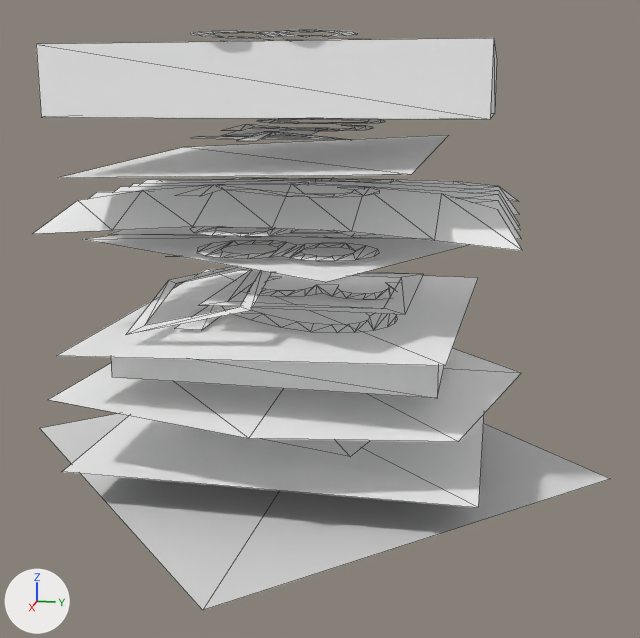
The glTF model TwentyFourtyAte/assets/models/burgerparts.glb, before and after one commit.
One viewpoint serves both versions: a camera (50 mm lens) standing at (2.056, 0.451, 0.362) and looking at (0.026, 0.045, -0.146). Arrows for +X, +Y and +Z are at lower left; the lights stay in place. Mesh edges are drawn as thin lines. Where no turn or scale is listed for an object, it has been applied to the vertices. Vertices at the same position are counted once.

The older version as bpy lines, for what is in view:
```python
me_cube_021 = bpy.data.meshes.new('Cube.021')
me_cube_021.from_pydata(...)  # 79 vertices, 75 faces; spans x -0.394..0.402, y -0.175..0.216, z 0.105
me_cube_021.materials.append(mat_bacon_mat_001)  # white #ffffff
me_cube_028 = bpy.data.meshes.new('Cube.028')
me_cube_028.from_pydata(...)  # 4 vertices, 2 faces; spans x -0.424..0.424, y -0.441..0.441, z -0.412
me_cube_028.materials.append(mat_bun_mat)  # white #ffffff
# before: 0 (0.424, 0.441, -0.412) at pixel (478, 507), 1 (0.424, -0.441, -0.412) at pixel (61, 471), 2 (-0.424, 0.441, -0.412), 3 (-0.424, -0.441, -0.412)
me_cube_030 = bpy.data.meshes.new('Cube.030')
me_cube_030.from_pydata(...)  # 9 vertices, 8 faces; spans x -0.611..0.521, y -0.455..0.524, z -0.27..-0.226
me_cube_030.materials.append(mat_lettuce_mat)  # white #ffffff
me_cube_035 = bpy.data.meshes.new('Cube.035')
me_cube_035.from_pydata(...)  # 52 vertices, 40 faces; spans x -0.377..0.366, y -0.5..0.501, z 0.089..0.184
me_cube_035.materials.append(mat_avocado_mat)  # white #ffffff
# before: 0 (-0.109, 0.5, 0.13) at pixel (519, 201), 1 (-0.109, -0.5, 0.126), 2 (-0.253, 0.45, 0.152) at pixel (498, 186), 3 (-0.253, -0.457, 0.152) at pixel (159, 180), 4 (-0.138, 0.333, 0.134)
# before: 5 (-0.167, 0.167, 0.135), 6 (-0.18, 0.0, 0.133), 7 (-0.167, -0.167, 0.133), 8 (-0.138, -0.333, 0.13), 9 (-0.329, -0.333, 0.15) at pixel (211, 179)
# before: 10 (-0.362, -0.167, 0.154) at pixel (272, 178), 11 (-0.377, 0.0, 0.156) at pixel (332, 177), 12 (-0.362, 0.167, 0.156) at pixel (392, 179), 13 (-0.329, 0.333, 0.157) at pixel (453, 181)
ob_256_num = bpy.data.objects.new('256.num', me_cube_021)
ob_256_num.location = (0.0, 0.0, 0.0)
ob_2_mesh = bpy.data.objects.new('2.mesh', me_cube_028)
ob_2_mesh.location = (0.0, 0.0, 0.0)
ob_512_mesh = bpy.data.objects.new('512.mesh', me_cube_035)
ob_512_mesh.location = (0.0, 0.0, 0.0)
ob_8_mesh = bpy.data.objects.new('8.mesh', me_cube_030)
ob_8_mesh.location = (0.0, 0.0, -0.015)
# also in view: '32.num' at (-0.021, 0.003, -0.119); '128.num' at (0.019, 0.02, 0.057); '256.mesh' at (-0.037, 0.0, 0.083); '16.mesh' at (0.0, 0.0, -0.181); '2048.mesh' at (0.0, 0.0, 0.399)
```
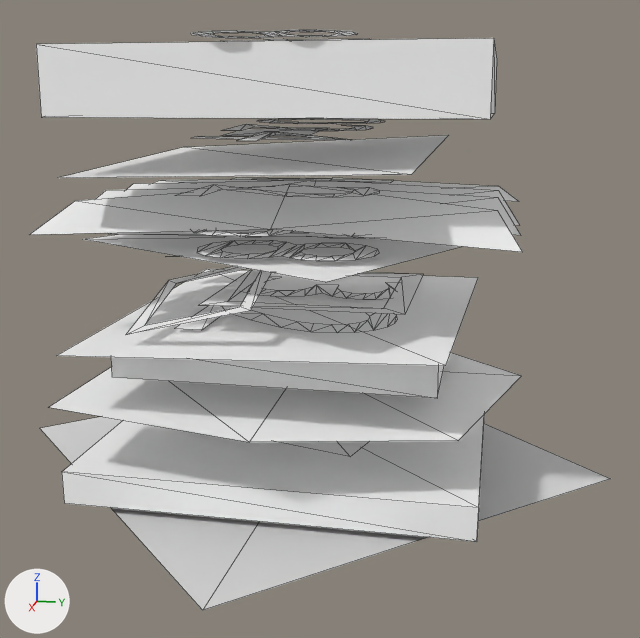
Commit message: Fixed bottom bun once and for all hopefully

What differs and where, as boxes [x1, y1, x2, y2] in the pictures (640 x 638 px; the box of a moved part takes in the faces that stretch with it):
'2.mesh', reshaped
    before: [62, 414, 484, 508]
    after: [62, 415, 484, 542]
'512.mesh', reshaped
    before: [33, 178, 523, 251]
    after: [29, 178, 523, 252]
'8.mesh', mesh rescaled
    before: [48, 348, 521, 442]
    after: [49, 353, 521, 442]
part 1 of me_cube_028, added
    after: [62, 425, 484, 542]
part 3 of me_cube_035, moved or reshaped
    before: [90, 191, 521, 239]
    after: [96, 186, 521, 235]
part 4 of me_cube_035, rebuilt
    before: [33, 184, 523, 251]
    after: [29, 184, 523, 252]
part 5 of me_cube_035, deleted
    before: [114, 183, 520, 230]
part 6 of me_cube_035, deleted
    before: [141, 178, 520, 215]
part 7 of me_cube_035, cut back
    before: [282, 178, 518, 201]
    after: [154, 178, 518, 201]

Patch to the scene script:
```diff
--- a/TwentyFourtyAte/assets/models/burgerparts.glb.py
+++ b/TwentyFourtyAte/assets/models/burgerparts.glb.py
@@ me_cube_028 @@
 me_cube_028.from_pydata(...)  # 4 vertices, 2 faces; spans x -0.424..0.424, y -0.441..0.441, z -0.412
 # used by ob_2_mesh; location = (0.0, 0.0, 0.0)
 # verts and faces of me_cube_028; kept vertices keep their numbers, new ones are numbered from 4
+# me_cube_028 part 1
+for new, old in zip([*range(4, 8)], [*range(0, 4)]): verts[new] = verts[old] + (0.0, 0.0, -0.073)
+faces += [(4, 5, 7), (4, 7, 6), (2, 6, 7), (2, 7, 3), (0, 4, 6), (0, 6, 2)]
+faces += [(3, 7, 5), (1, 3, 5), (1, 5, 4), (0, 1, 4)]
 me_cube_028.materials.append(mat_bun_mat)
@@ me_cube_030 @@
 me_cube_030.from_pydata(...)  # 9 vertices, 8 faces; spans x -0.611..0.521, y -0.455..0.524, z -0.27..-0.226
 # used by ob_8_mesh; location = (0.0, 0.0, -0.015)
+# me_cube_030 part 2: the whole mesh is scaled about its middle by (1, 1, 0.569), then moved by (0.0, 0.0, -0.008)
 me_cube_030.materials.append(mat_lettuce_mat)
@@ me_cube_035 @@
 # used by ob_512_mesh; location = (0.0, 0.0, 0.0)
 # verts and faces of me_cube_035; kept vertices keep their numbers, new ones are numbered from 52
-me_cube_035.from_pydata(...)  # 52 vertices, 40 faces; spans x -0.377..0.366, y -0.5..0.501, z 0.089..0.184
+me_cube_035.from_pydata(...)  # 24 vertices, 16 faces; spans x -0.377..0.379, y -0.5..0.5, z 0.089..0.184
+# me_cube_035 part 3: the loose piece of 6 vertices spanning x 0.061..0.269, y -0.5..0.5, z 0.095..0.169 is moved by (-0.051, 0.0, 0.0)
+# me_cube_035 part 4: the loose piece of 14 vertices spanning x 0.124..0.366, y -0.5..0.5, z 0.089..0.184 is rebuilt with 6 vertices and now spans x 0.137..0.379, y -0.5..0.5, z 0.089..0.184
+# me_cube_035 part 5: the loose piece of 6 vertices spanning x -0.068..0.141, y -0.5..0.5, z 0.095..0.169 is deleted
+# me_cube_035 part 6: the loose piece of 6 vertices spanning x -0.239..-0.023, y -0.499..0.501, z 0.107..0.166 is deleted
+# me_cube_035 part 7
+delete_vertices([4, 5, *range(7, 11), 12, 13])  # with the faces that use them
+faces += [(2, 11, 6), (0, 2, 6), (1, 6, 3), (3, 6, 11)]
 me_cube_035.materials.append(mat_avocado_mat)
```
